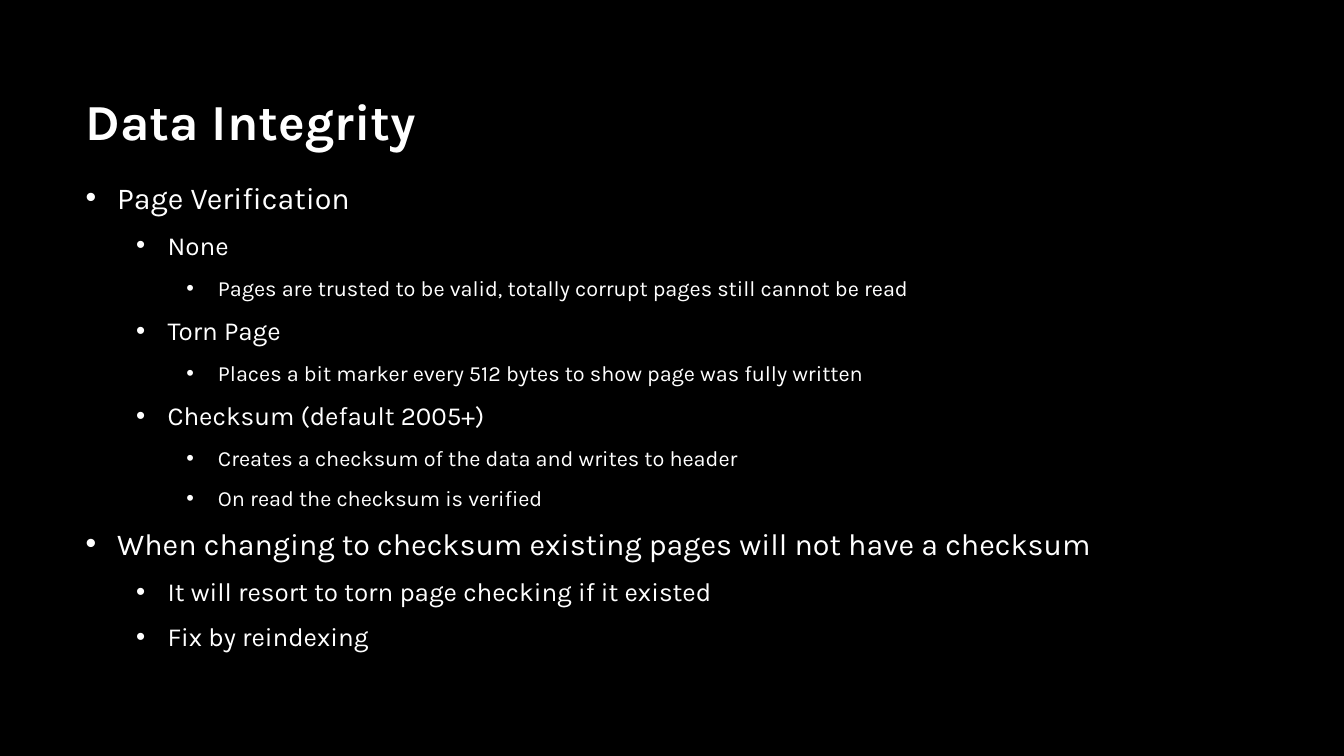
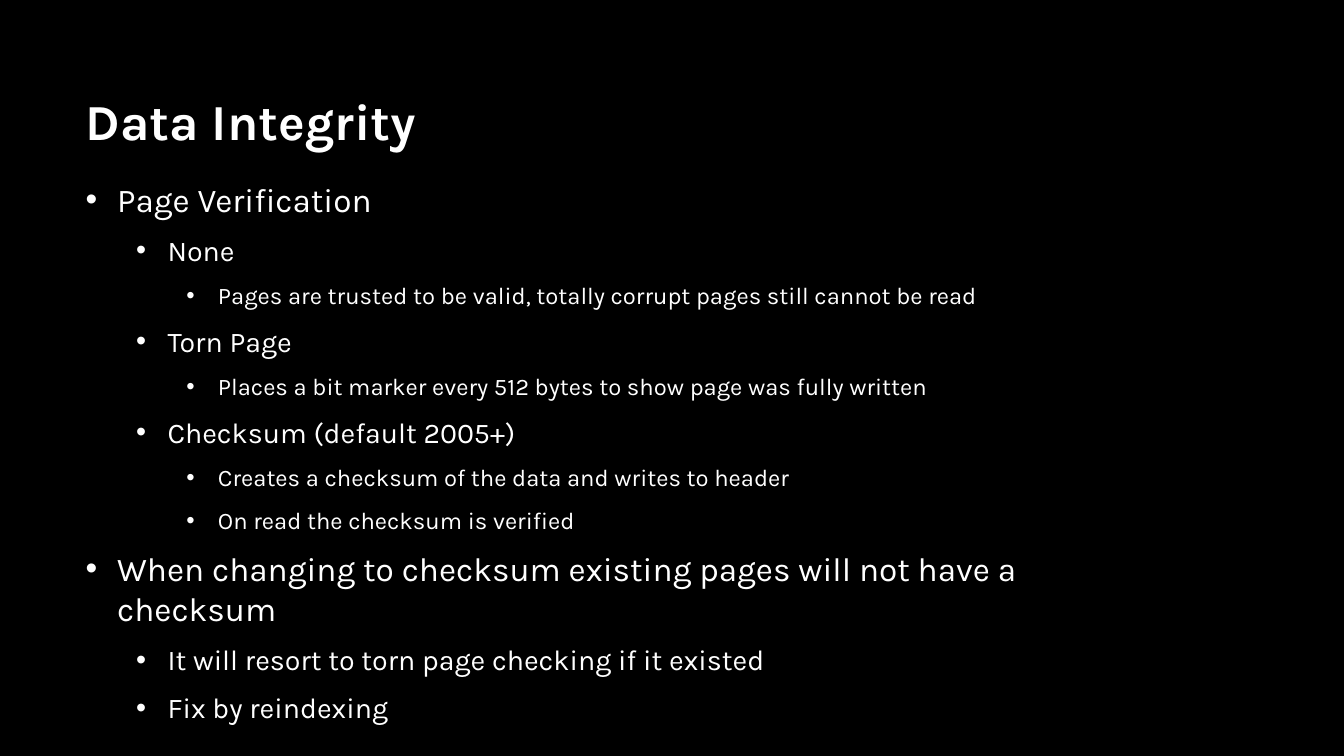
Before and after one commit to sabinio/SQLTraining, a slide deck: slide 33 of Slides/1. Logging.pptx. Drawn at 1344x756 pixels with LibreOffice and Linux fonts; fonts in the diff are those of the drawing; background and template pictures are left out. Boxes give left, top, right and bottom in pixels: in the first picture for what was removed or moved away, otherwise in the second. Text is boxed around its words. In the diff, an @@ line names an element or a change of style, - is before the commit and + after.

```diff
--- a/Slides/1. Logging.pptx
+++ b/Slides/1. Logging.pptx
@@ text "Page Verification" at box(117, 189, 1016, 725): size 21.7 to 23.8 pt in "Page Verification", "When changing to checksum existing pages will ..."; size 18.6 to 20.4 pt in "None", "Torn Page", "Checksum (default 2005+)", "It will resort to torn page checking ..." and 1 more places; size 15.5 to 17 pt in "Pages are trusted to be valid, totally ...", "Places a bit marker every 512 bytes ...", "Creates a checksum of the data and ...", "On read the checksum is verified" @@
```
Also in this commit, not shown: 1 other slide changed.
